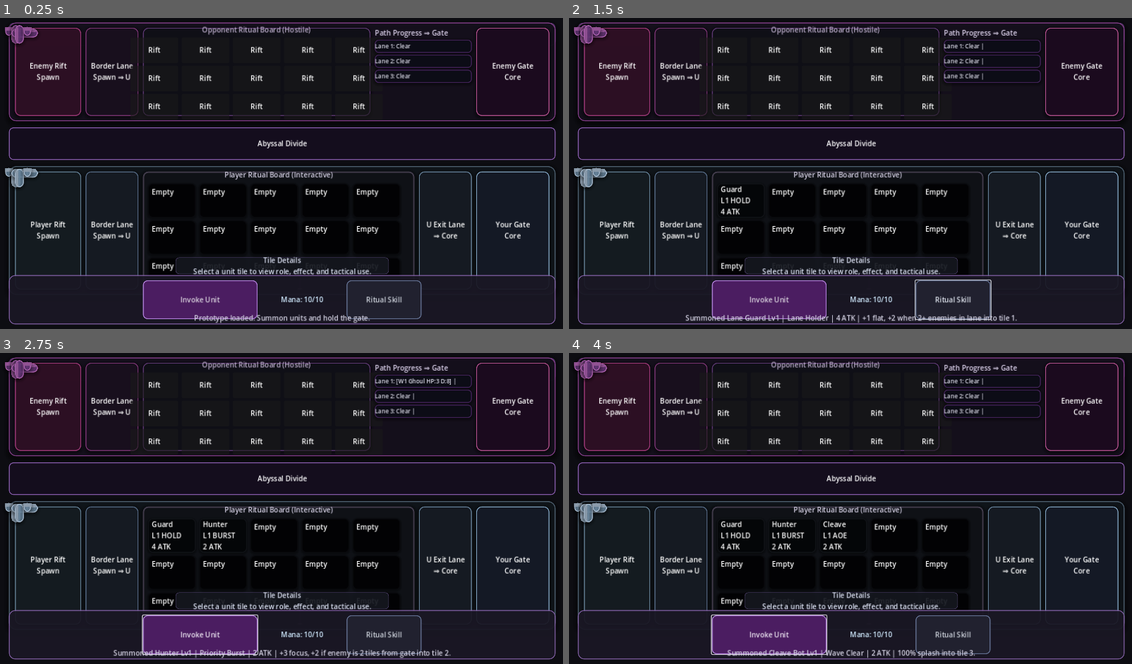
Above: before the commit, frames 1-4 (two rows, left to right).
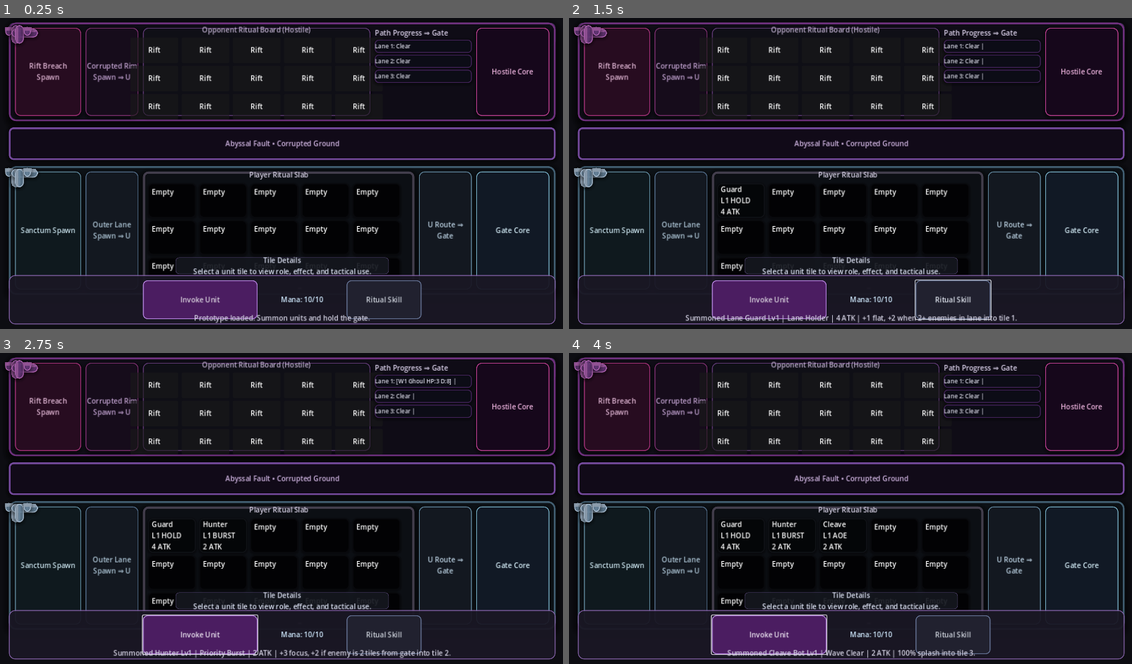
Above: after the commit, the same moments.

Repository: D3MISEarch/AbyssFall-merge-defense
Game: Godot game, scene res://scenes/Main.tscn
The game is run twice, just before and just after one commit, with the same random seed, the same clock (stepped at 60 frames per second) and the same inputs.
Inputs:
- Up to frame 1 (0.25 s): no input
- Up to frame 2 (1.5 s): click "Invoke Unit" at 0.5 s; click "Ritual Skill" at 1.25 s
- Up to frame 3 (2.75 s): click "Invoke Unit" at 2 s
- Up to frame 4 (4 s): click "Ritual Skill" at 2.75 s; click "Invoke Unit" at 3.5 s

The runs differ from the first frame. In frame 1, 3.8% of the frame differs, in the area x 1-99%, y 1-84%; in frame 2, 3.8%; in frame 3, 3.8%; in frame 4, 3.8%.
Error before the commit: Invalid call. Nonexistent function 'to_local' in base 'Panel'. (res://scripts/main.gd:512)
Error after the commit: Invalid call. Nonexistent function 'to_local' in base 'Panel'. (res://scripts/main.gd:522)

Commit message:
Refine battlefield lane art pass for dark fantasy identity

Diff:
--- a/scripts/main.gd
+++ b/scripts/main.gd
@@ -127,6 +127,7 @@
 var opponent_tile_panels: Array[Panel] = []
 var opponent_tile_labels: Array[Label] = []
 var route_visual_layers: Array[Control] = []
+var strip_ambience_layers: Array[Control] = []
 
 @onready var summon_button: Button = $BottomControls/BottomRow/SummonButton
 @onready var status_label: Label = $StatusLabel
@@ -169,6 +170,14 @@
 @onready var player_gate_panel: Panel = $BattlefieldStack/PlayerStrip/PlayerFlow/PlayerGate
 @onready var player_left_path_panel: Panel = $BattlefieldStack/PlayerStrip/PlayerFlow/PlayerLeftPath
 @onready var player_right_path_panel: Panel = $BattlefieldStack/PlayerStrip/PlayerFlow/PlayerRightPath
+@onready var center_label: Label = $BattlefieldStack/CenterStrip/CenterLabel
+@onready var enemy_spawn_label: Label = $BattlefieldStack/EnemyStrip/EnemyFlow/EnemySpawn/EnemySpawnLabel
+@onready var enemy_gate_label_text: Label = $BattlefieldStack/EnemyStrip/EnemyFlow/EnemyGate/EnemyGateLabel
+@onready var player_spawn_label: Label = $BattlefieldStack/PlayerStrip/PlayerFlow/PlayerSpawn/PlayerSpawnLabel
+@onready var player_gate_label_text: Label = $BattlefieldStack/PlayerStrip/PlayerFlow/PlayerGate/PlayerGateLabel
+@onready var enemy_left_path_label: Label = $BattlefieldStack/EnemyStrip/EnemyFlow/EnemyLeftPath/EnemyLeftPathLabel
+@onready var player_left_path_label: Label = $BattlefieldStack/PlayerStrip/PlayerFlow/PlayerLeftPath/PlayerLeftPathLabel
+@onready var player_right_path_label: Label = $BattlefieldStack/PlayerStrip/PlayerFlow/PlayerRightPath/PlayerRightPathLabel
 @onready var opponent_title_label: Label = $BattlefieldStack/EnemyStrip/EnemyFlow/OpponentBoard/OpponentMargin/OpponentContent/OpponentLabel
 @onready var opponent_tile_grid: GridContainer = $BattlefieldStack/EnemyStrip/EnemyFlow/OpponentBoard/OpponentMargin/OpponentContent/OpponentTileGrid
 
@@ -335,6 +344,7 @@
 	_style_status_labels()
 
 func _on_battlefield_strip_resized() -> void:
+	_build_strip_ambience()
 	call_deferred("_build_u_route_overlays")
 
 func _build_u_route_overlays() -> void:
@@ -656,46 +666,110 @@
 	add_child(ritual_ambience)
 	move_child(ritual_ambience, get_child_count() - 1)
 
+func _build_strip_ambience() -> void:
+	for ambience_layer in strip_ambience_layers:
+		if is_instance_valid(ambience_layer):
+			ambience_layer.queue_free()
+	strip_ambience_layers.clear()
+	_add_strip_ambience(enemy_strip_panel, true)
+	_add_strip_ambience(player_strip_panel, false)
+
+func _add_strip_ambience(strip_panel: Panel, is_hostile_strip: bool) -> void:
+	var ambience_layer: Control = Control.new()
+	ambience_layer.set_anchors_and_offsets_preset(Control.PRESET_FULL_RECT)
+	ambience_layer.mouse_filter = Control.MOUSE_FILTER_IGNORE
+	strip_panel.add_child(ambience_layer)
+	strip_panel.move_child(ambience_layer, 0)
+	strip_ambience_layers.append(ambience_layer)
+
+	var slab_shadow: ColorRect = ColorRect.new()
+	slab_shadow.anchors_preset = Control.PRESET_FULL_RECT
+	slab_shadow.offset_left = 8.0
+	slab_shadow.offset_top = 10.0
+	slab_shadow.offset_right = -8.0
+	slab_shadow.offset_bottom = -10.0
+	slab_shadow.mouse_filter = Control.MOUSE_FILTER_IGNORE
+	slab_shadow.color = Color(0.05, 0.06, 0.07, 0.48)
+	ambience_layer.add_child(slab_shadow)
+
+	var slab_core: ColorRect = ColorRect.new()
+	slab_core.anchors_preset = Control.PRESET_FULL_RECT
+	slab_core.offset_left = 14.0
+	slab_core.offset_top = 16.0
+	slab_core.offset_right = -14.0
+	slab_core.offset_bottom = -16.0
+	slab_core.mouse_filter = Control.MOUSE_FILTER_IGNORE
+	slab_core.color = Color(0.09, 0.11, 0.12, 0.44)
+	if is_hostile_strip:
+		slab_core.color = Color(0.10, 0.07, 0.13, 0.50)
+	ambience_layer.add_child(slab_core)
+
+	var grime_band: ColorRect = ColorRect.new()
+	grime_band.anchors_preset = Control.PRESET_FULL_RECT
+	grime_band.offset_left = 10.0
+	grime_band.offset_top = 14.0
+	grime_band.offset_right = -10.0
+	grime_band.offset_bottom = -110.0
+	grime_band.mouse_filter = Control.MOUSE_FILTER_IGNORE
+	grime_band.color = Color(0.02, 0.03, 0.03, 0.38)
+	if is_hostile_strip:
+		grime_band.color = Color(0.11, 0.04, 0.11, 0.34)
+	ambience_layer.add_child(grime_band)
+
+	var void_fog: ColorRect = ColorRect.new()
+	void_fog.anchors_preset = Control.PRESET_FULL_RECT
+	void_fog.offset_left = 24.0
+	void_fog.offset_top = 96.0
+	void_fog.offset_right = -24.0
+	void_fog.offset_bottom = -20.0
+	void_fog.mouse_filter = Control.MOUSE_FILTER_IGNORE
+	void_fog.color = Color(0.17, 0.22, 0.23, 0.16)
+	if is_hostile_strip:
+		void_fog.color = Color(0.28, 0.12, 0.34, 0.18)
+	ambience_layer.add_child(void_fog)
+
 func _style_battlefield_strips() -> void:
 	var enemy_strip_style: StyleBoxFlat = StyleBoxFlat.new()
-	enemy_strip_style.bg_color = Color(0.08, 0.06, 0.11, 0.95)
-	enemy_strip_style.border_width_left = 2
-	enemy_strip_style.border_width_top = 2
-	enemy_strip_style.border_width_right = 2
-	enemy_strip_style.border_width_bottom = 2
-	enemy_strip_style.border_color = Color(0.56, 0.26, 0.58, 0.88)
+	enemy_strip_style.bg_color = Color(0.06, 0.05, 0.09, 0.97)
+	enemy_strip_style.border_width_left = 4
+	enemy_strip_style.border_width_top = 4
+	enemy_strip_style.border_width_right = 4
+	enemy_strip_style.border_width_bottom = 4
+	enemy_strip_style.border_color = Color(0.46, 0.20, 0.52, 0.92)
 	enemy_strip_style.corner_radius_top_left = 16
 	enemy_strip_style.corner_radius_top_right = 16
 	enemy_strip_style.corner_radius_bottom_left = 16
 	enemy_strip_style.corner_radius_bottom_right = 16
-	enemy_strip_style.shadow_size = 12
-	enemy_strip_style.shadow_color = Color(0.0, 0.0, 0.0, 0.46)
-	enemy_strip_style.shadow_offset = Vector2(0.0, 5.0)
+	enemy_strip_style.shadow_size = 16
+	enemy_strip_style.shadow_color = Color(0.0, 0.0, 0.0, 0.58)
+	enemy_strip_style.shadow_offset = Vector2(0.0, 6.0)
 	enemy_strip_panel.add_theme_stylebox_override("panel", enemy_strip_style)
 
 	var player_strip_style: StyleBoxFlat = StyleBoxFlat.new()
-	player_strip_style.bg_color = Color(0.06, 0.08, 0.10, 0.96)
-	player_strip_style.border_width_left = 2
-	player_strip_style.border_width_top = 2
-	player_strip_style.border_width_right = 2
-	player_strip_style.border_width_bottom = 2
-	player_strip_style.border_color = Color(0.34, 0.42, 0.49, 0.88)
+	player_strip_style.bg_color = Color(0.05, 0.07, 0.09, 0.97)
+	player_strip_style.border_width_left = 4
+	player_strip_style.border_width_top = 4
+	player_strip_style.border_width_right = 4
+	player_strip_style.border_width_bottom = 4
+	player_strip_style.border_color = Color(0.27, 0.39, 0.47, 0.93)
 	player_strip_style.corner_radius_top_left = 16
 	player_strip_style.corner_radius_top_right = 16
 	player_strip_style.corner_radius_bottom_left = 16
 	player_strip_style.corner_radius_bottom_right = 16
-	player_strip_style.shadow_size = 12
-	player_strip_style.shadow_color = Color(0.0, 0.0, 0.0, 0.42)
-	player_strip_style.shadow_offset = Vector2(0.0, 5.0)
+	player_strip_style.shadow_size = 16
+	player_strip_style.shadow_color = Color(0.0, 0.0, 0.0, 0.50)
+	player_strip_style.shadow_offset = Vector2(0.0, 6.0)
 	player_strip_panel.add_theme_stylebox_override("panel", player_strip_style)
-
-	_style_spawn_or_gate_panel(enemy_spawn_panel, Color(0.18, 0.06, 0.14, 0.96), Color(0.68, 0.24, 0.51, 0.90))
-	_style_spawn_or_gate_panel(enemy_gate_panel, Color(0.11, 0.04, 0.12, 0.96), Color(0.74, 0.33, 0.58, 0.92))
-	_style_spawn_or_gate_panel(player_spawn_panel, Color(0.08, 0.11, 0.13, 0.96), Color(0.42, 0.54, 0.63, 0.90))
-	_style_spawn_or_gate_panel(player_gate_panel, Color(0.08, 0.10, 0.15, 0.96), Color(0.52, 0.66, 0.78, 0.93))
-	_style_spawn_or_gate_panel(enemy_left_path_panel, Color(0.10, 0.06, 0.12, 0.90), Color(0.58, 0.24, 0.54, 0.80))
-	_style_spawn_or_gate_panel(player_left_path_panel, Color(0.09, 0.11, 0.14, 0.90), Color(0.40, 0.50, 0.63, 0.80))
-	_style_spawn_or_gate_panel(player_right_path_panel, Color(0.09, 0.11, 0.14, 0.90), Color(0.46, 0.58, 0.69, 0.84))
+	_build_strip_ambience()
+
+	_style_spawn_or_gate_panel(enemy_spawn_panel, Color(0.16, 0.05, 0.13, 0.96), Color(0.67, 0.20, 0.49, 0.92))
+	_style_spawn_or_gate_panel(enemy_gate_panel, Color(0.09, 0.03, 0.11, 0.96), Color(0.75, 0.25, 0.57, 0.94))
+	_style_spawn_or_gate_panel(player_spawn_panel, Color(0.06, 0.10, 0.12, 0.96), Color(0.39, 0.56, 0.64, 0.91))
+	_style_spawn_or_gate_panel(player_gate_panel, Color(0.07, 0.10, 0.15, 0.96), Color(0.46, 0.68, 0.77, 0.94))
+	_style_spawn_or_gate_panel(enemy_left_path_panel, Color(0.09, 0.05, 0.11, 0.92), Color(0.54, 0.20, 0.48, 0.84))
+	_style_spawn_or_gate_panel(player_left_path_panel, Color(0.08, 0.10, 0.13, 0.92), Color(0.36, 0.48, 0.61, 0.84))
+	_style_spawn_or_gate_panel(player_right_path_panel, Color(0.08, 0.10, 0.13, 0.92), Color(0.41, 0.57, 0.67, 0.86))
+	_style_lane_identity_labels()
 
 func _style_spawn_or_gate_panel(target_panel: Panel, bg_color: Color, border_color: Color) -> void:
 	var target_style: StyleBoxFlat = StyleBoxFlat.new()
@@ -716,21 +790,21 @@
 
 func _style_board_panel() -> void:
 	var board_style: StyleBoxFlat = StyleBoxFlat.new()
-	board_style.bg_color = Color(0.06, 0.07, 0.09, 0.96)
-	board_style.border_width_left = 3
-	board_style.border_width_top = 3
-	board_style.border_width_right = 3
-	board_style.border_width_bottom = 3
-	board_style.border_color = Color(0.29, 0.26, 0.33, 0.88)
+	board_style.bg_color = Color(0.05, 0.06, 0.08, 0.97)
+	board_style.border_width_left = 5
+	board_style.border_width_top = 5
+	board_style.border_width_right = 5
+	board_style.border_width_bottom = 5
+	board_style.border_color = Color(0.28, 0.26, 0.32, 0.93)
 	board_style.corner_radius_top_left = 12
 	board_style.corner_radius_top_right = 12
 	board_style.corner_radius_bottom_left = 12
 	board_style.corner_radius_bottom_right = 12
-	board_style.shadow_size = 10
-	board_style.shadow_color = Color(0.0, 0.0, 0.0, 0.46)
-	board_style.shadow_offset = Vector2(0.0, 4.0)
+	board_style.shadow_size = 14
+	board_style.shadow_color = Color(0.0, 0.0, 0.0, 0.58)
+	board_style.shadow_offset = Vector2(0.0, 5.0)
 	board_panel.add_theme_stylebox_override("panel", board_style)
-	board_label.text = "Player Ritual Board (Interactive)"
+	board_label.text = "Player Ritual Slab"
 	board_label.modulate = Color(0.83, 0.81, 0.89, 1.0)
 
 func _style_opponent_board() -> void:
@@ -787,17 +861,38 @@
 
 func _style_center_strip() -> void:
 	var strip_style: StyleBoxFlat = StyleBoxFlat.new()
-	strip_style.bg_color = Color(0.08, 0.05, 0.12, 0.92)
-	strip_style.border_width_left = 2
-	strip_style.border_width_top = 2
-	strip_style.border_width_right = 2
-	strip_style.border_width_bottom = 2
-	strip_style.border_color = Color(0.56, 0.38, 0.71, 0.90)
+	strip_style.bg_color = Color(0.07, 0.04, 0.10, 0.94)
+	strip_style.border_width_left = 4
+	strip_style.border_width_top = 4
+	strip_style.border_width_right = 4
+	strip_style.border_width_bottom = 4
+	strip_style.border_color = Color(0.49, 0.31, 0.66, 0.93)
 	strip_style.corner_radius_top_left = 10
 	strip_style.corner_radius_top_right = 10
 	strip_style.corner_radius_bottom_left = 10
 	strip_style.corner_radius_bottom_right = 10
+	strip_style.shadow_size = 9
+	strip_style.shadow_color = Color(0.0, 0.0, 0.0, 0.46)
+	strip_style.shadow_offset = Vector2(0.0, 2.0)
 	center_strip_panel.add_theme_stylebox_override("panel", strip_style)
+	center_label.text = "Abyssal Fault • Corrupted Ground"
+	center_label.modulate = Color(0.85, 0.74, 0.92, 0.95)
+
+func _style_lane_identity_labels() -> void:
+	enemy_spawn_label.text = "Rift Breach\nSpawn"
+	enemy_gate_label_text.text = "Hostile Core"
+	player_spawn_label.text = "Sanctum Spawn"
+	player_gate_label_text.text = "Gate Core"
+	enemy_left_path_label.text = "Corrupted Rim\nSpawn ⇒ U"
+	player_left_path_label.text = "Outer Lane\nSpawn ⇒ U"
+	player_right_path_label.text = "U Route ⇒\nGate"
+	enemy_spawn_label.modulate = Color(0.91, 0.74, 0.86, 0.95)
+	enemy_gate_label_text.modulate = Color(0.95, 0.72, 0.89, 0.96)
+	player_spawn_label.modulate = Color(0.80, 0.90, 0.94, 0.96)
+	player_gate_label_text.modulate = Color(0.85, 0.95, 0.99, 0.96)
+	enemy_left_path_label.modulate = Color(0.80, 0.67, 0.86, 0.92)
+	player_left_path_label.modulate = Color(0.73, 0.83, 0.90, 0.92)
+	player_right_path_label.modulate = Color(0.77, 0.86, 0.93, 0.94)
 
 func _style_top_bar() -> void:
 	var top_style: StyleBoxFlat = StyleBoxFlat.new()
